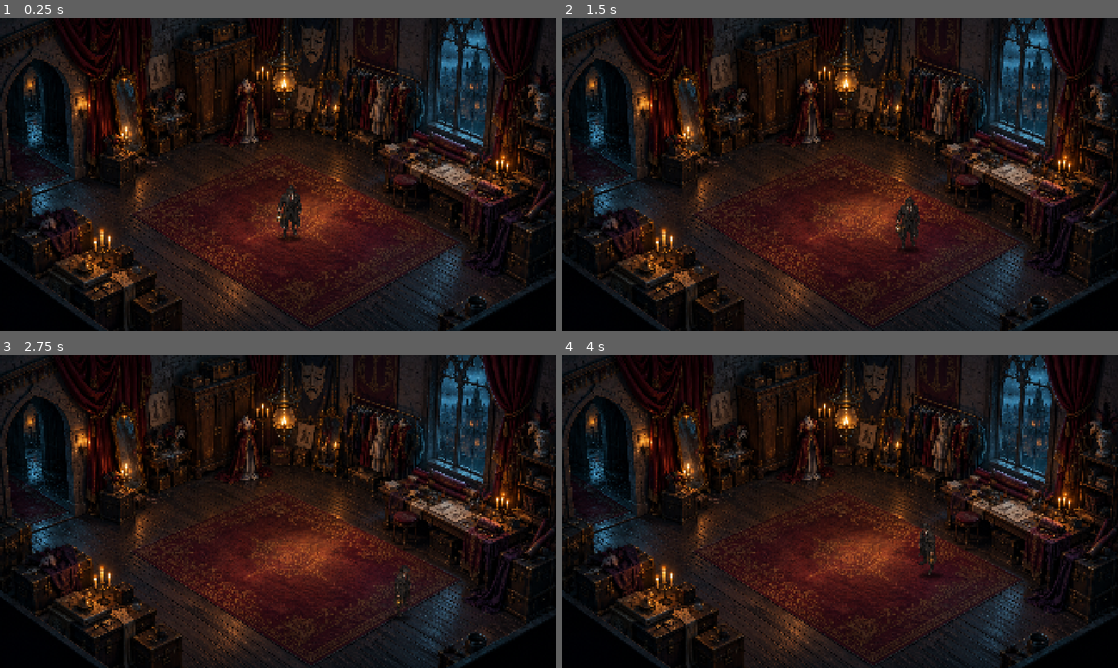
Above: before the commit, frames 1-4 (two rows, left to right).
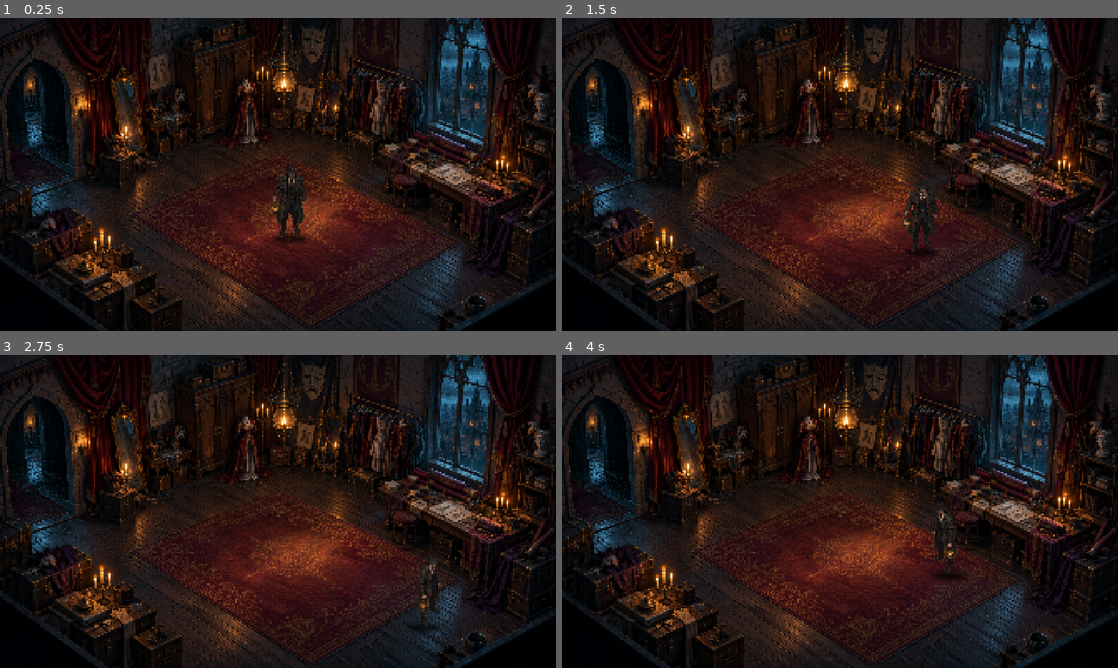
Above: after the commit, the same moments.

Repository: Jonaszq/Antrakt
Game: Godot game, scene res://postacie/test_antoni.tscn
Two runs of this game, one before a commit and one after it. Both use one fixed random seed, a clock stepped at 60 frames per second and the inputs below.
Inputs:
- Up to frame 1 (0.25 s): no input
- Up to frame 2 (1.5 s): tap Enter at 0.5 s; hold D 0.53-1.28 s; hold S from 1.28 s (still down)
- Up to frame 3 (2.75 s): release S at 2.03 s; hold D from 2.03 s (still down)
- Up to frame 4 (4 s): release D at 2.78 s; hold W 2.78-3.53 s; hold A from 3.53 s (still down)

The runs differ from the first frame. In frame 1, 0.5% of the frame differs, in the area x 48-56%, y 47-72%; in frame 2, 0.8%, in the area x 60-68%, y 52-77%; in frame 3, 0.5%; in frame 4, 0.7%.

Commit message:
Obrysuj meble w pracowni kolizją i powiększ Antoniego do ~250 px
Co-Authored-By: Claude Opus 5.5 (1M context) <noreply@anthropic.com>
Claude-Session: https://claude.ai/code/session_014oWZkKYyLXK48JVtFv94ZU

Diff:
--- a/postacie/antoni/antoni.gd
+++ b/postacie/antoni/antoni.gd
@@ -3,7 +3,7 @@
 ## (lewo to odbicie prawej strony). Animacje nazywają się "stoi_<kierunek>"
 ## i "idzie_<kierunek>", gdzie kierunek to dol, gora albo prawo.
 
-@export var predkosc := 260.0
+@export var predkosc := 320.0
 
 ## Kamera pod skosem skraca pion, więc ruch w górę i w dół jest trochę wolniejszy.
 @export var skrot_pionu := 0.75
@@ -14,7 +14,7 @@
 ## postać podskakuje i kołysze się w kodzie. Gdy dojdą prawdziwe klatki,
 ## to wyłącza się samo.
 @export var krokow_na_sekunde := 4.0
-@export var wysokosc_podskoku := 5.0
+@export var wysokosc_podskoku := 7.0
 @export var kolysanie_stopni := 2.5
 
 var _czas := 0.0
--- a/postacie/antoni/antoni.tscn
+++ b/postacie/antoni/antoni.tscn
@@ -58,20 +58,20 @@
 }]
 
 [sub_resource type="CapsuleShape2D" id="stopy"]
-radius = 22.0
-height = 70.0
+radius = 28.0
+height = 90.0
 
 [node name="Antoni" type="CharacterBody2D"]
 motion_mode = 1
 script = ExtResource("skrypt")
 
 [node name="Cien" type="Sprite2D" parent="."]
-scale = Vector2(0.7, 0.7)
+scale = Vector2(0.95, 0.95)
 texture = ExtResource("tex_cien")
 
 [node name="Sprite" type="AnimatedSprite2D" parent="."]
 self_modulate = Color(0.85, 0.82, 0.8, 1)
-scale = Vector2(0.5, 0.5)
+scale = Vector2(0.69, 0.69)
 sprite_frames = SubResource("klatki")
 animation = &"stoi_dol"
 autoplay = "stoi_dol"
--- a/postacie/test_antoni.tscn
+++ b/postacie/test_antoni.tscn
@@ -14,7 +14,7 @@
 
 [node name="Podloga" type="CollisionPolygon2D" parent="Granice"]
 build_mode = 1
-polygon = PackedVector2Array(120, 640, 500, 470, 1350, 460, 1620, 780, 1500, 1060, 650, 1060, 330, 800)
+polygon = PackedVector2Array(110, 600, 270, 565, 340, 595, 500, 595, 510, 490, 660, 475, 690, 440, 760, 450, 950, 450, 950, 395, 1070, 395, 1090, 425, 1190, 430, 1200, 475, 1310, 480, 1320, 610, 1350, 625, 1360, 685, 1440, 685, 1450, 635, 1600, 645, 1610, 790, 1660, 890, 1740, 930, 1600, 950, 1500, 995, 1500, 1060, 640, 1060, 640, 945, 545, 905, 470, 850, 390, 840, 330, 770, 320, 700, 270, 665, 100, 655, 60, 625)
 
 [node name="Antoni" parent="." instance=ExtResource("antoni")]
 position = Vector2(1000, 760)
